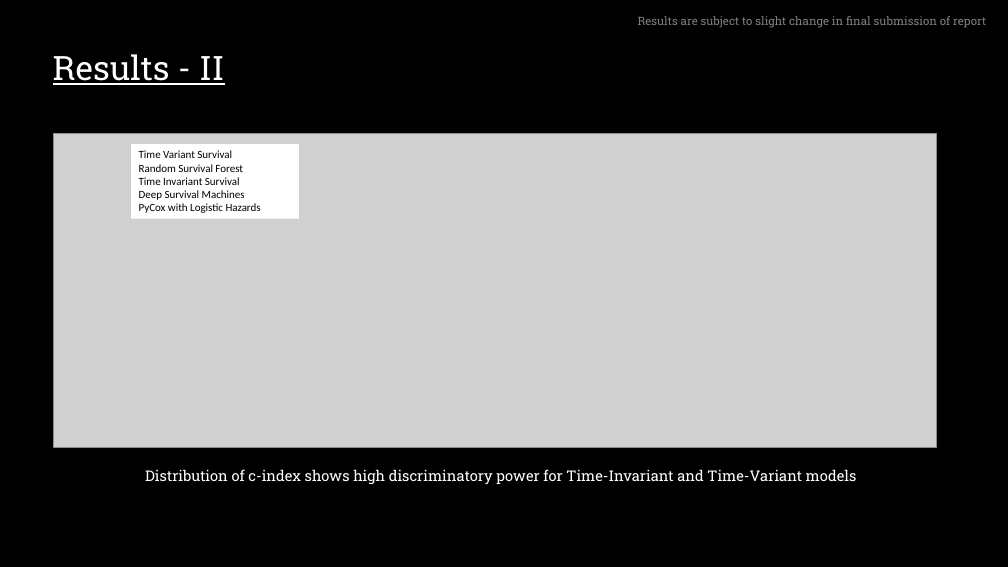
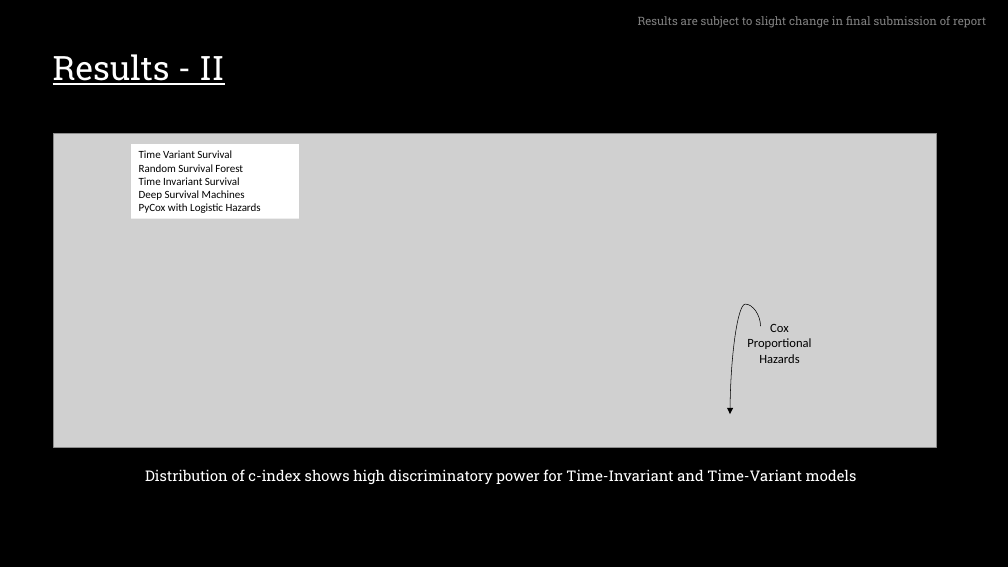
Before and after one commit to sourasen1011/UoE_Research_Project_2023, a slide deck: slide 9 of presentations/powerpoint_presentation/my_presentation.pptx. Drawn at 1008x567 pixels with LibreOffice and Linux fonts; fonts in the diff are those of the drawing; grey boxes stand for pictures. Boxes give left, top, right and bottom in pixels: in the first picture for what was removed or moved away, otherwise in the second. Text is boxed around its words. In the diff, an @@ line names an element or a change of style, - is before the commit and + after.

```diff
--- a/presentations/powerpoint_presentation/my_presentation.pptx
+++ b/presentations/powerpoint_presentation/my_presentation.pptx
@@ curved arrow added from (761, 326) to (730, 414), #000000 0.5 pt @@
@@ text added at <box>747,324,811,363</box>, 12 pt, text #000000 @@
+Cox Proportional Hazards
```
Also in this commit, not shown: 10 other slides changed, 1 slide removed, 1 other file.
